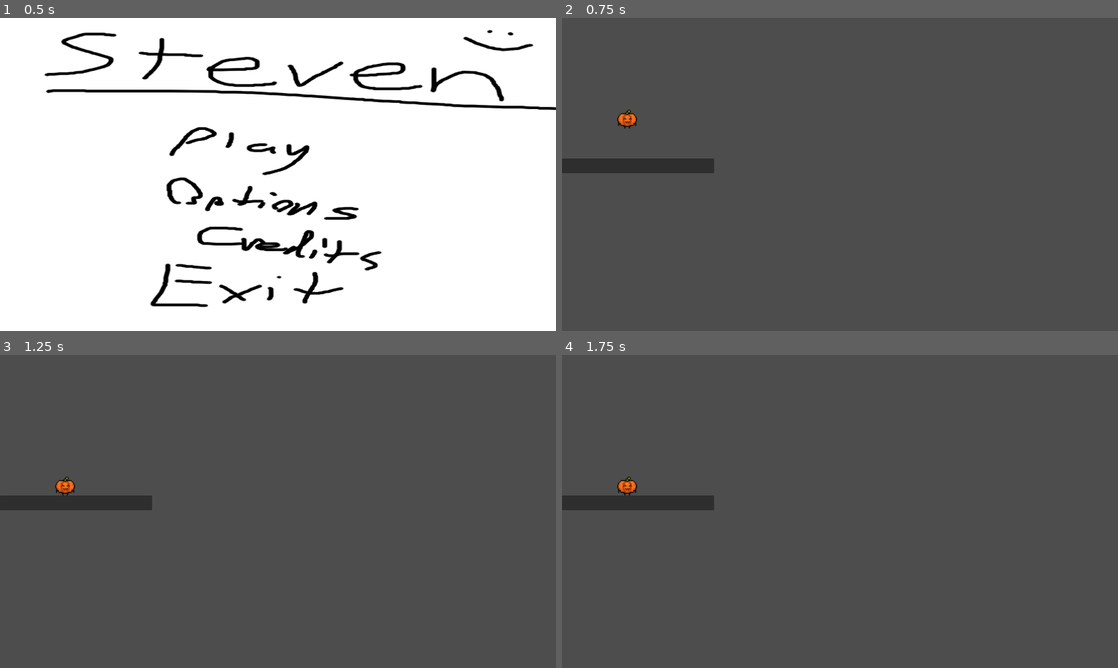
Above: before the commit, frames 1-4 (two rows, left to right).
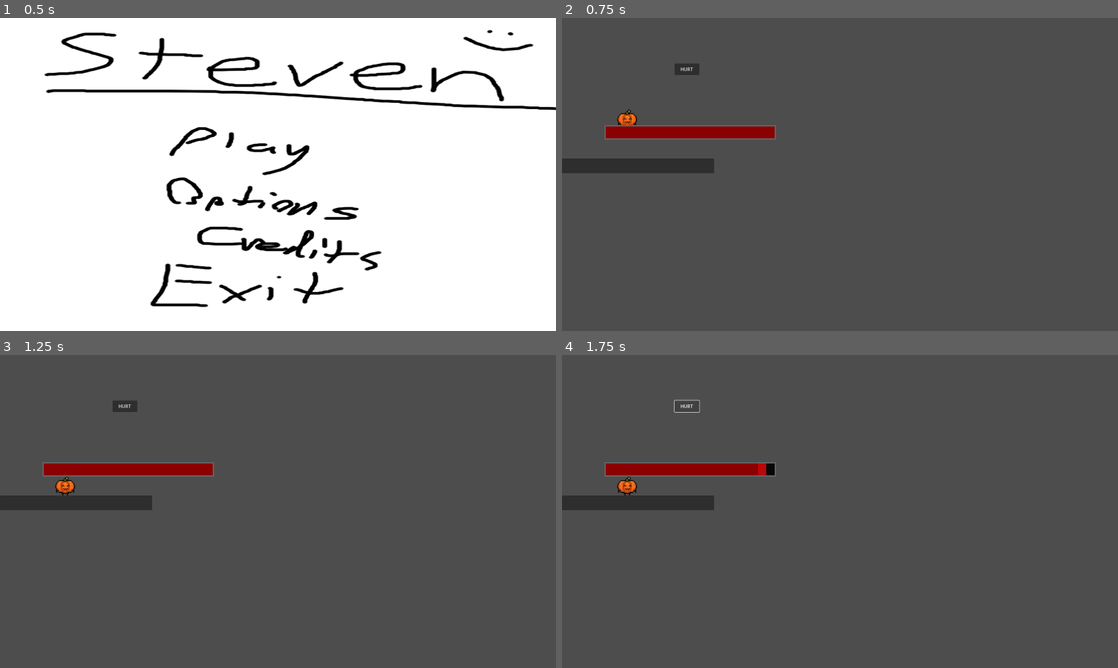
Above: after the commit, the same moments.

Repository: loglug1/steven2
Game: Godot game, scene res://scenes/main.tscn
Two runs of this game, one before a commit and one after it. Both use one fixed random seed, a clock stepped at 60 frames per second and the inputs below.
Inputs (mouse positions are in pixels of both pictures, inside the frame that each line leads up to):
- Up to frame 1 (0.5 s): no input
- Up to frame 2 (0.75 s): click "Slay the King" at 0.5 s
- Up to frame 3 (1.25 s): no input
- Up to frame 4 (1.75 s): click (684, 405) at 1.25 s, where only the run after the commit has a clickable "HURT"

Frame 1 is identical in both runs. In frame 2, 1.3% of the frame differs, in the area x 7-39%, y 14-39%; in frame 3, 1.3%; in frame 4, 1.2%.

Commit message:
Update
-Game over screen added
-player death functionality added
-player hp bar added

Diff:
--- a/scenes/character_body.tscn
+++ b/scenes/character_body.tscn
@@ -1,10 +1,29 @@
-[gd_scene load_steps=4 format=3 uid="uid://c02d6wbu7h1rt"]
+[gd_scene load_steps=8 format=3 uid="uid://c02d6wbu7h1rt"]
 
 [ext_resource type="Script" path="res://scripts/character_body.gd" id="1_i2d43"]
 [ext_resource type="Texture2D" uid="uid://c0l8oiysmgndq" path="res://sprites/player_sprite_placeholder (1).png" id="1_jiv3c"]
+[ext_resource type="Script" path="res://scripts/ProgressBar.gd" id="3_lx7f7"]
 
 [sub_resource type="CircleShape2D" id="CircleShape2D_i37q3"]
 radius = 31.8277
+
+[sub_resource type="StyleBoxFlat" id="StyleBoxFlat_pq4ww"]
+bg_color = Color(0.545098, 0, 0, 1)
+
+[sub_resource type="StyleBoxFlat" id="StyleBoxFlat_n4dim"]
+bg_color = Color(0, 0, 0, 1)
+border_width_left = 5
+border_width_top = 5
+border_width_right = 5
+border_width_bottom = 5
+border_color = Color(0.388235, 0.380392, 0.388235, 1)
+expand_margin_left = 5.0
+expand_margin_top = 5.0
+expand_margin_right = 5.0
+expand_margin_bottom = 5.0
+
+[sub_resource type="StyleBoxFlat" id="StyleBoxFlat_nocck"]
+bg_color = Color(1, 0, 0, 1)
 
 [node name="CharacterBody2D" type="CharacterBody2D"]
 script = ExtResource("1_i2d43")
@@ -16,3 +35,48 @@
 [node name="CollisionShape2D" type="CollisionShape2D" parent="."]
 rotation = 4.71239
 shape = SubResource("CircleShape2D_i37q3")
+
+[node name="Player HP Bar" type="CanvasLayer" parent="."]
+
+[node name="ProgressBar" type="ProgressBar" parent="Player HP Bar"]
+anchors_preset = -1
+anchor_top = 0.087
+anchor_bottom = 0.087
+offset_left = 151.0
+offset_top = 281.04
+offset_right = 735.0
+offset_bottom = 321.04
+theme_override_styles/fill = SubResource("StyleBoxFlat_pq4ww")
+max_value = 1000.0
+value = 1000.0
+show_percentage = false
+script = ExtResource("3_lx7f7")
+metadata/_edit_group_ = true
+
+[node name="ProgressBar2" type="ProgressBar" parent="Player HP Bar/ProgressBar"]
+show_behind_parent = true
+layout_mode = 1
+anchors_preset = -1
+anchor_right = 1.0
+anchor_bottom = 1.0
+grow_horizontal = 2
+grow_vertical = 2
+theme_override_styles/background = SubResource("StyleBoxFlat_n4dim")
+theme_override_styles/fill = SubResource("StyleBoxFlat_nocck")
+max_value = 1000.0
+value = 1000.0
+show_percentage = false
+
+[node name="Timer" type="Timer" parent="Player HP Bar/ProgressBar"]
+wait_time = 0.308
+one_shot = true
+
+[node name="Button" type="Button" parent="Player HP Bar"]
+offset_left = 389.0
+offset_top = 157.0
+offset_right = 474.0
+offset_bottom = 197.0
+text = "HURT"
+
+[connection signal="timeout" from="Player HP Bar/ProgressBar/Timer" to="Player HP Bar/ProgressBar" method="_on_timer_timeout" flags=18]
+[connection signal="pressed" from="Player HP Bar/Button" to="Player HP Bar/ProgressBar" method="_on_button_pressed" flags=18]
--- /dev/null
+++ b/scenes/death_screen.gd
@@ -0,0 +1,9 @@
+extends Node2D
+
+
+func _on_play_pressed():
+	get_tree().change_scene_to_file("res://scenes/devGameScene.tscn")
+
+
+func _on_quit_pressed():
+	get_tree().quit()
--- /dev/null
+++ b/scenes/death_screen.tscn
@@ -0,0 +1,31 @@
+[gd_scene load_steps=3 format=3 uid="uid://dr25iwhwq4rts"]
+
+[ext_resource type="Script" path="res://scenes/death_screen.gd" id="1_qnwvp"]
+[ext_resource type="Texture2D" uid="uid://8u7sxkjue7rg" path="res://sprites/deathscreen.png" id="2_nhx01"]
+
+[node name="DeathScreen" type="Node2D"]
+script = ExtResource("1_qnwvp")
+
+[node name="Quit" type="Button" parent="."]
+offset_left = 1146.0
+offset_top = 252.0
+offset_right = 1760.0
+offset_bottom = 456.0
+rotation = 0.578756
+scale = Vector2(1.14133, 1.03219)
+
+[node name="play" type="Button" parent="."]
+offset_left = 1100.0
+offset_top = -142.0
+offset_right = 1108.0
+offset_bottom = -134.0
+rotation = 0.30096
+scale = Vector2(94.169, 42.7429)
+
+[node name="Sprite2D" type="Sprite2D" parent="."]
+position = Vector2(960, 540.5)
+scale = Vector2(0.962, 0.722)
+texture = ExtResource("2_nhx01")
+
+[connection signal="pressed" from="Quit" to="." method="_on_quit_pressed"]
+[connection signal="pressed" from="play" to="." method="_on_play_pressed"]
--- a/scripts/ProgressBar.gd
+++ b/scripts/ProgressBar.gd
@@ -17,8 +17,13 @@
 	if($ProgressBar2.value - value <= 0.5):
 		$ProgressBar2.value = value
 		set_process(false)
+	is_player_dead()
 
 
 
 func _on_button_pressed():
-	set_bar_value(value-10)
+	set_bar_value(value-100)
+
+func is_player_dead():
+	if(value <= 0):
+		get_tree().change_scene_to_file("res://scenes/death_screen.tscn")
Binary file added: sprites/deathscreen.png
Not shown, added: sprites/deathscreen.png.import
